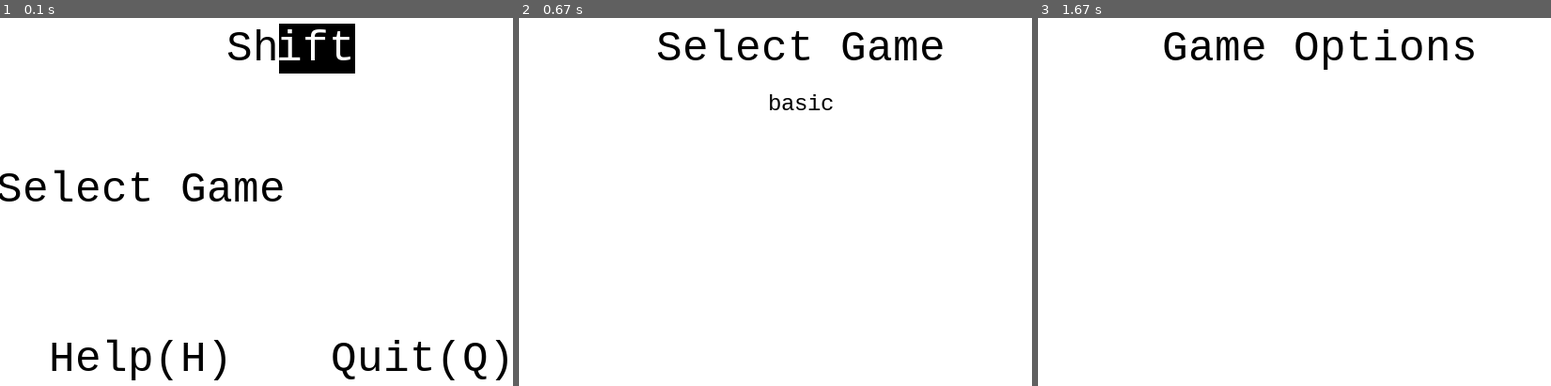
Above: before the commit, frames 1-3 (left to right).
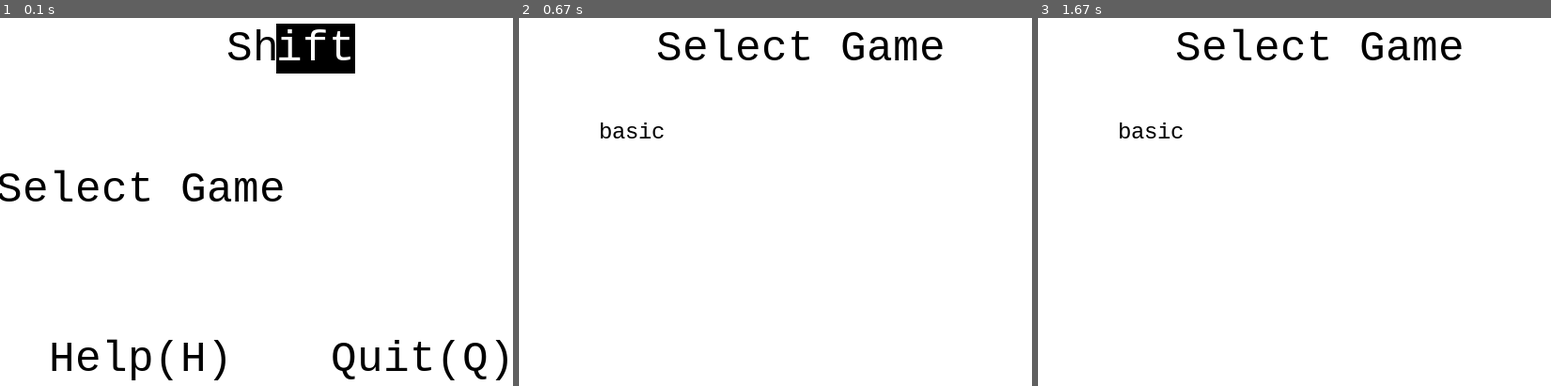
Above: after the commit, the same moments.

Repository: fyabc/MiniGames
Game: pygame game, started from Shift_pygame/test/test_main.py
Two runs of this game, one before a commit and one after it. Both use one fixed random seed, a clock stepped at 60 frames per second and the inputs below.
Inputs (mouse positions are in pixels of both pictures, inside the frame that each line leads up to):
- Up to frame 1 (0.1 s): no input
- Up to frame 2 (0.67 s): press the mouse at (662, 190) at 0.37 s; move the mouse to (642, 282) at 0.47 s; release the mouse at (626, 378) at 0.6 s
- Up to frame 3 (1.67 s): press the mouse at (1320, 106) at 0.7 s; move the mouse to (1222, 110) at 0.8 s; release the mouse at (1130, 113) at 0.93 s

The runs differ from the first frame. In frame 1, less than 0.1% of the frame differs, in the area x 53-55%, y 1-16%; in frame 2, 0.4%; in frame 3, 2.5%, in the area x 15-85%, y 2-33%.

Commit message:
Some fix in display scenes.

Diff:
--- a/Shift_pygame/Shift_pygame/config/config.py
+++ b/Shift_pygame/Shift_pygame/config/config.py
@@ -9,7 +9,7 @@
 __author__ = 'fyabc'
 
 # Paths.
-PackageRootPath = os.path.dirname(os.path.abspath(__file__))
+PackageRootPath = os.path.dirname(os.path.dirname(os.path.abspath(__file__)))
 ResourcePath = os.path.join(PackageRootPath, 'resource')
 DataPath = os.path.join(PackageRootPath, 'data')
 GameGroupPath = os.path.join(DataPath, 'groups')
--- a/Shift_pygame/Shift_pygame/scene/basic_scenes.py
+++ b/Shift_pygame/Shift_pygame/scene/basic_scenes.py
@@ -115,10 +115,18 @@
 
         game_group_number = len(GameGroups)
         self.add_active_element(*[
-            ActiveText(self.game, self, game_group_name, (0.5, 0.25 + 0.1 * i), font_size=27,
+            ActiveText(self.game, self, game_group_name, (0.2, 0.3 + 0.07 * i), font_size=27,
                        mouse_up_call=(lambda t, g, e, pre_sid, *args: (targets['GameMainMenu'], game_group_name)))
             for i, game_group_name in enumerate(GameGroups)
         ])
+
+    def _add_keys(self):
+        super()._add_keys()
+
+        km = get_keymap()
+
+        for key in km['quit']:
+            self.add_jump_action(get_unique_key_event(key), self.targets['MainMenu'])
 
 
 class GameMainMenu(MenuScene):
@@ -130,6 +138,14 @@
         self.add_background(
             Text(self.game, self, 'Game Options', SceneTitleLocation),
         )
+
+    def _add_keys(self):
+        super()._add_keys()
+
+        km = get_keymap()
+
+        for key in km['quit']:
+            self.add_jump_action(get_unique_key_event(key), self.targets['GameSelectMenu'])
 
     def run(self, previous_scene_id, *args):
         """
